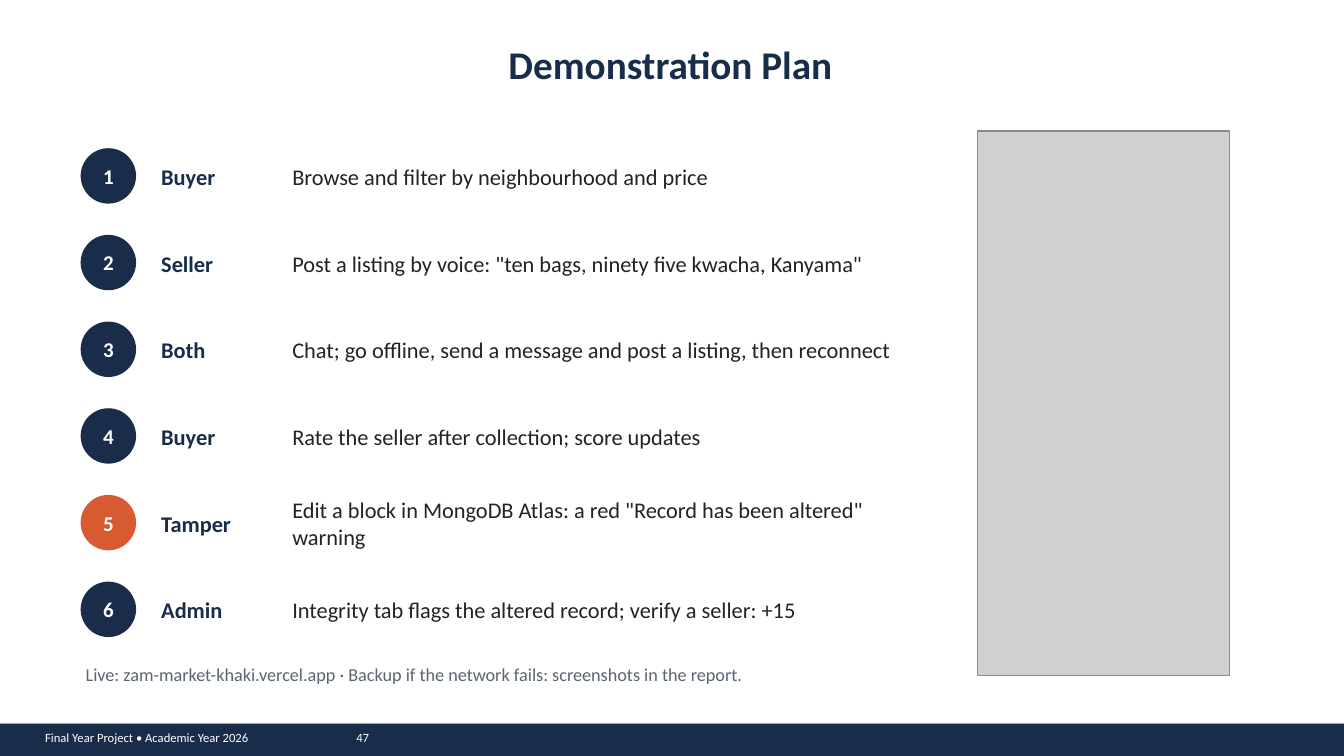
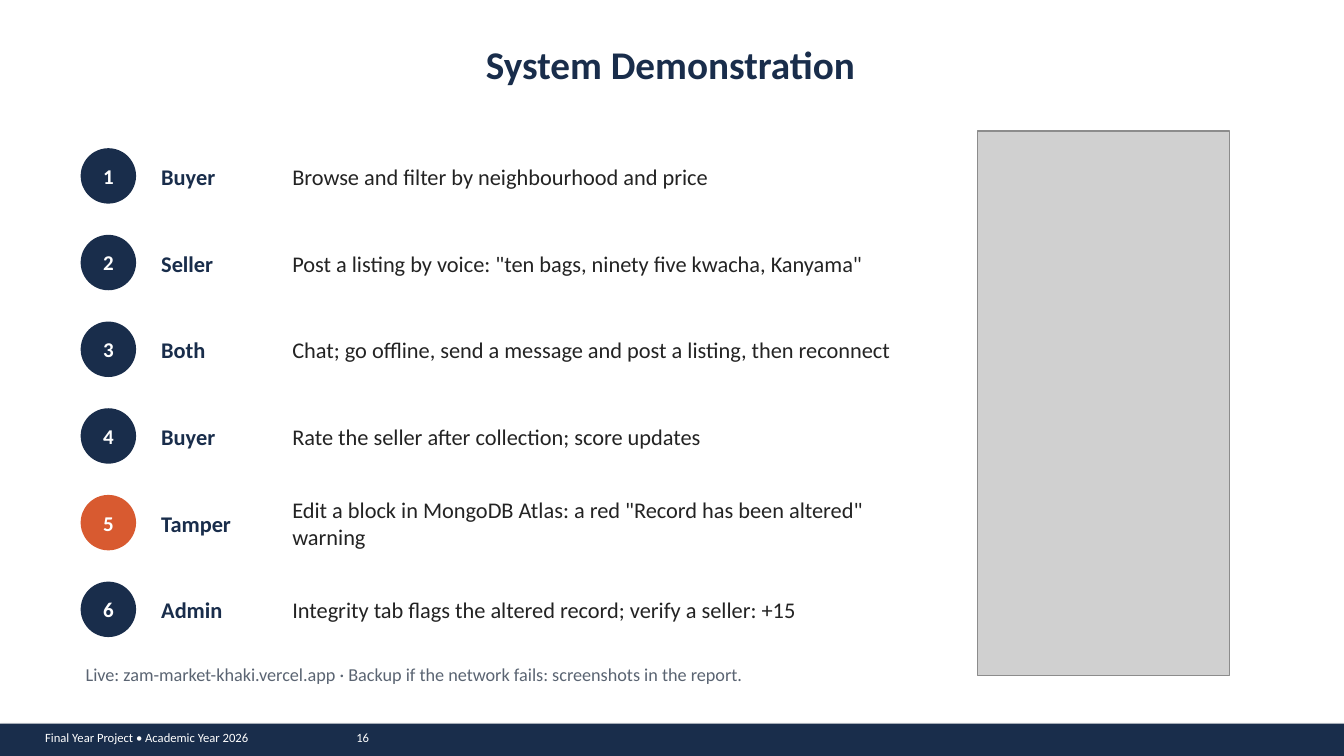
Before and after one commit to john-chola/ZamMarket, a slide deck: slide 16 of docs/presentation/ZamMarket_Presentation.pptx (slide 47 before the commit). Drawn at 1344x756 pixels with LibreOffice and Linux fonts; fonts in the diff are those of the drawing; grey boxes stand for pictures. Boxes give left, top, right and bottom in pixels: in the first picture for what was removed or moved away, otherwise in the second. Text is boxed around its words. In the diff, an @@ line names an element or a change of style, - is before the commit and + after.

```diff
--- a/docs/presentation/ZamMarket_Presentation.pptx
+++ b/docs/presentation/ZamMarket_Presentation.pptx
@@ text at <box>486,51,855,85</box>: text changed @@
-Demonstration Plan
+System Demonstration
@@ text at <box>45,733,369,744</box>: text changed @@
-Final Year Project • Academic Year 2026 47
+Final Year Project • Academic Year 2026 16
```
Also in this commit, not shown: 16 other slides changed, 31 slides removed, 2 other files.
